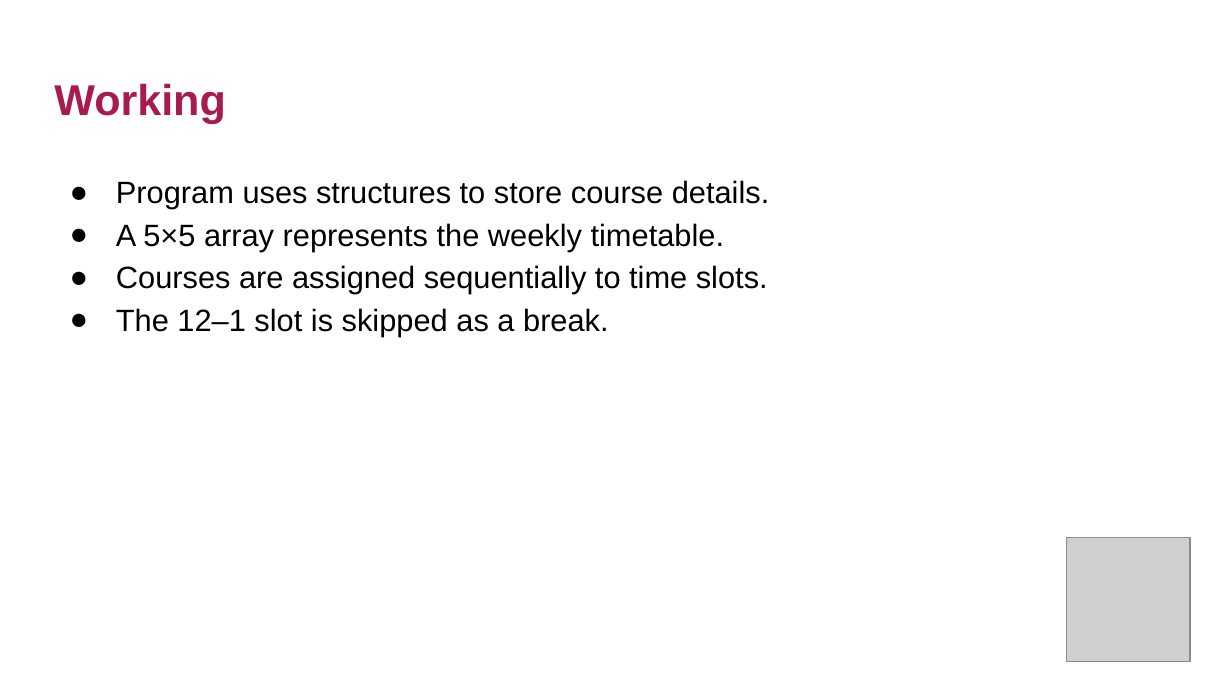
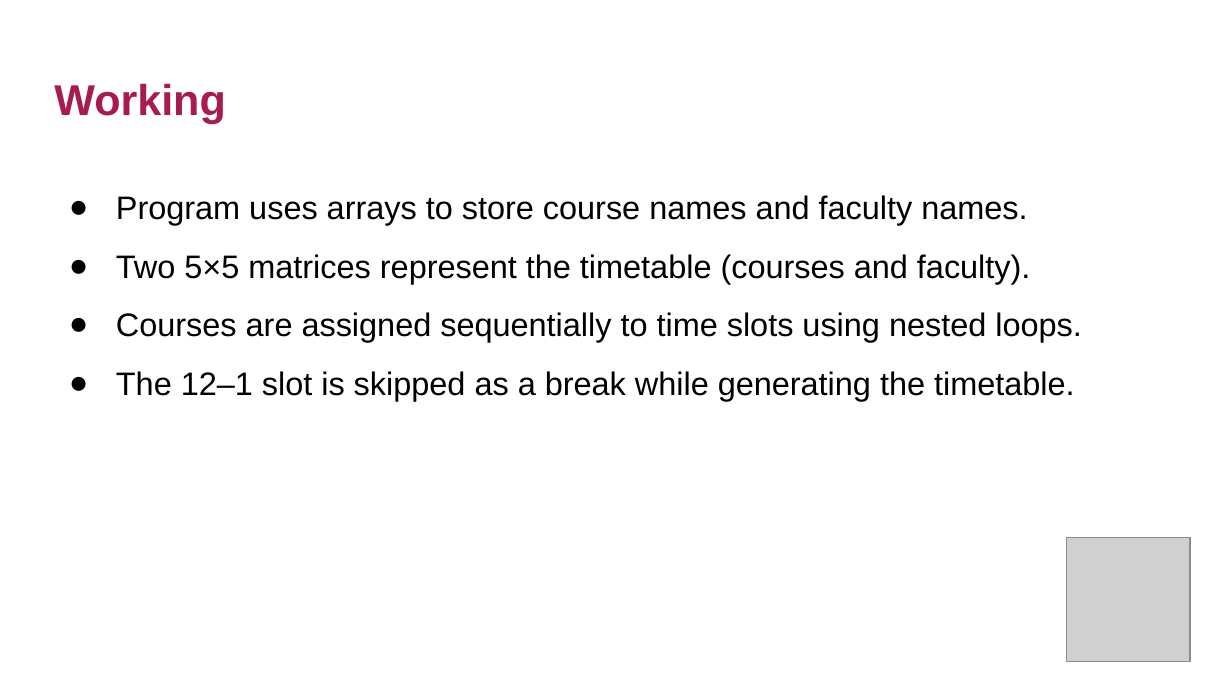
Before and after one commit to rishithakkerr/CFinal, a slide deck: slide 4 of Documentation/c++PPT.pptx. Drawn at 1232x693 pixels with LibreOffice and Linux fonts; fonts in the diff are those of the drawing; grey boxes stand for pictures. Boxes give left, top, right and bottom in pixels: in the first picture for what was removed or moved away, otherwise in the second. Text is boxed around its words. In the diff, an @@ line names an element or a change of style, - is before the commit and + after.

```diff
--- a/Documentation/c++PPT.pptx
+++ b/Documentation/c++PPT.pptx
@@ text at box(116, 195, 1082, 401): text changed; size 18 to 19 pt @@
-● Program uses structures to store course details.
-● A 5×5 array represents the weekly timetable.
-● Courses are assigned sequentially to time slots.
-● The 12–1 slot is skipped as a break.
+● Program uses arrays to store course names and faculty names.
+● Two 5×5 matrices represent the timetable (courses and faculty).
+● Courses are assigned sequentially to time slots using nested loops.
+● The 12–1 slot is skipped as a break while generating the timetable.
```
Also in this commit, not shown: 3 other slides changed.
